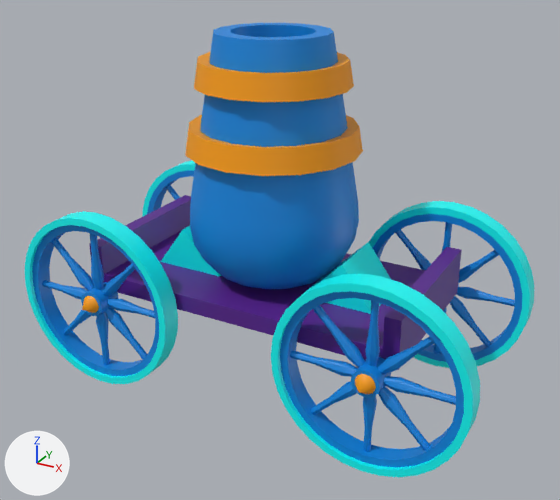
The FBX model Assets/Art/Cannons_Models/Gun02.fbx, before and after one commit.
Rendered twice from a camera (50 mm lens) standing at (4.19, -7.47, 2.19) and looking at (0.14, -0.11, -1.49). Arrows for +X, +Y and +Z are at lower left; the lights stay in place. Where no turn or scale is listed for an object, it has been applied to the vertices.
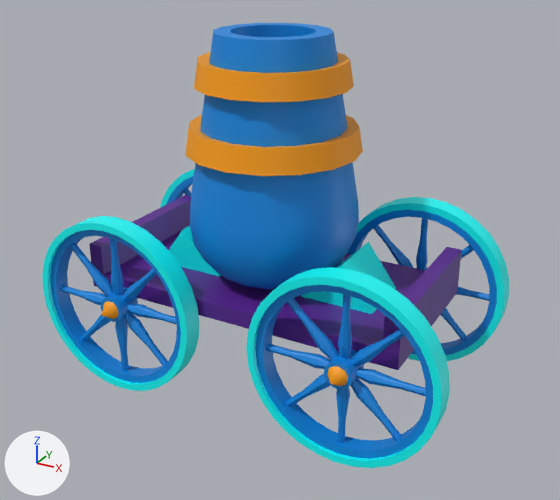
Pixel boxes (x1, y1, x2, y2) of what changed, in the pictures (560 x 500 px):
```json
{"object": "Cylinder.017", "change": "moved", "before": [271, 201, 534, 477], "after": [246, 197, 509, 468]}
{"object": "Cylinder.029", "change": "moved", "before": [25, 161, 195, 384], "after": [42, 169, 199, 391]}
```

Scene script edits in JSON lines:
```json
{"op": "set", "path": "ob_cylinder_017.location", "old": "(1.77, 0.0, -2.14)", "new": "(1.47, 0.0, -2.14)"}
{"op": "set", "path": "ob_cylinder_029.location", "old": "(-1.77, 0.0, -2.14)", "new": "(-1.47, 0.0, -2.14)"}
```
